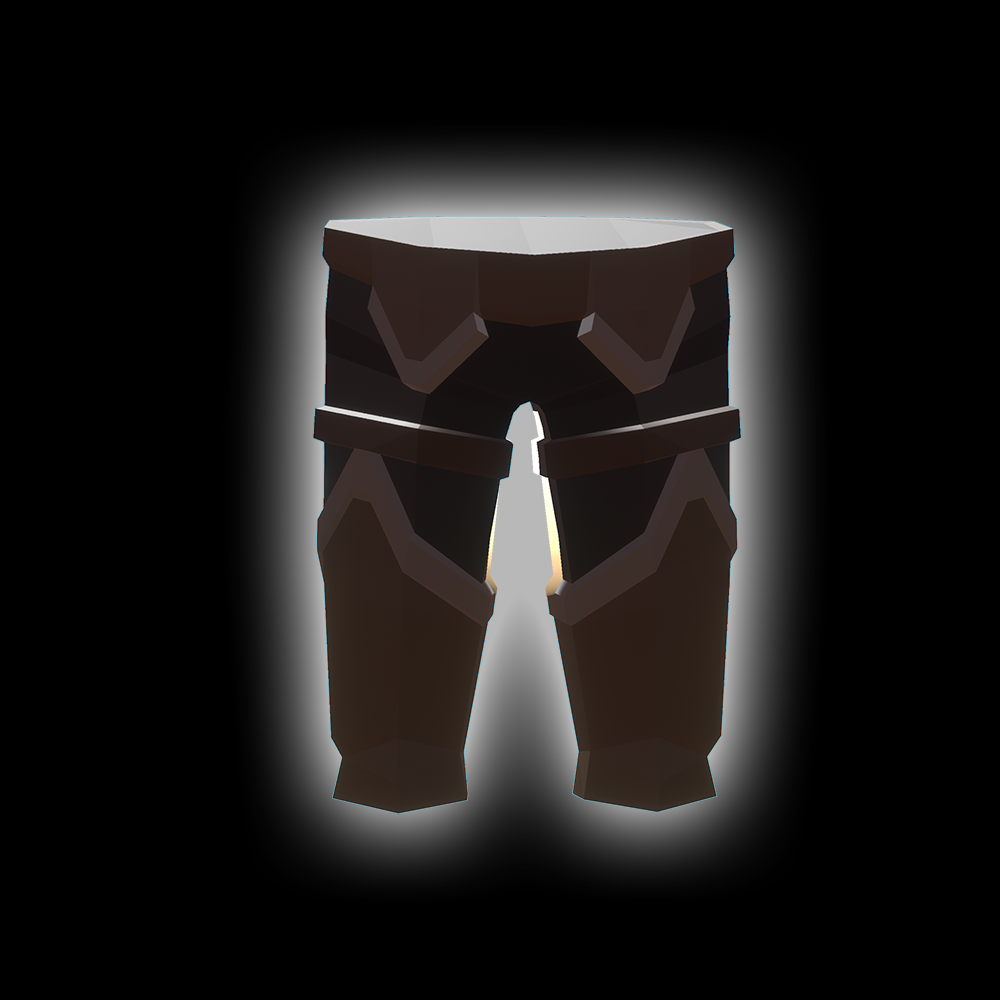
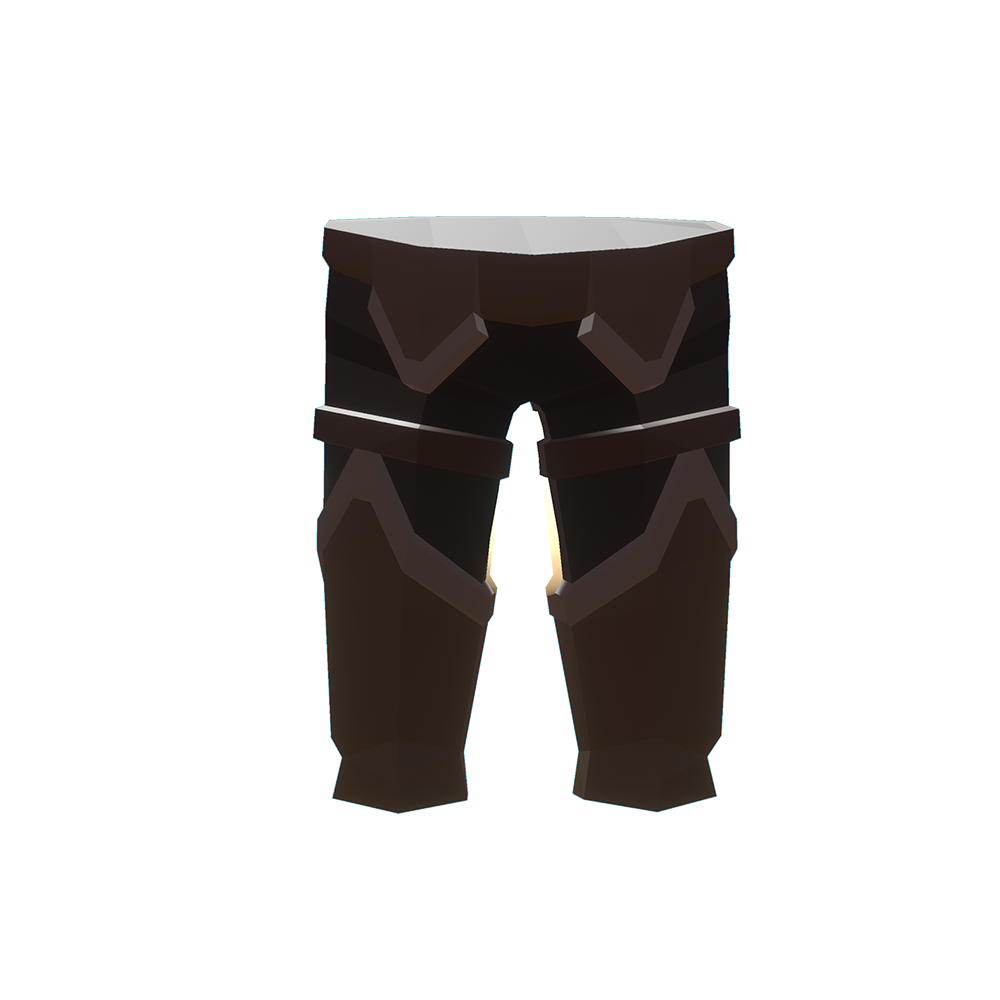
Layer changes from the first 1000×1000 image to the second:
pixels changed over [0, 0, 1000, 1000] (layer not identified)
